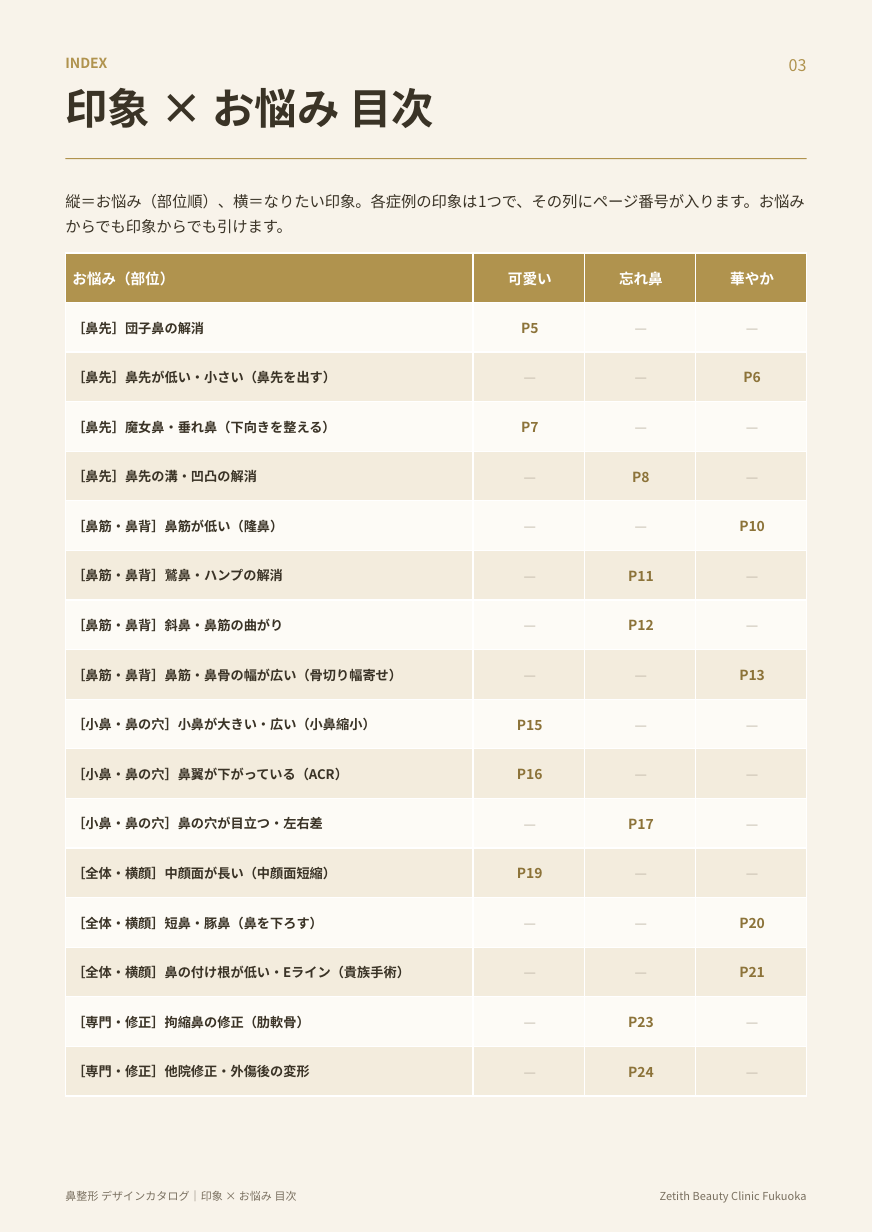
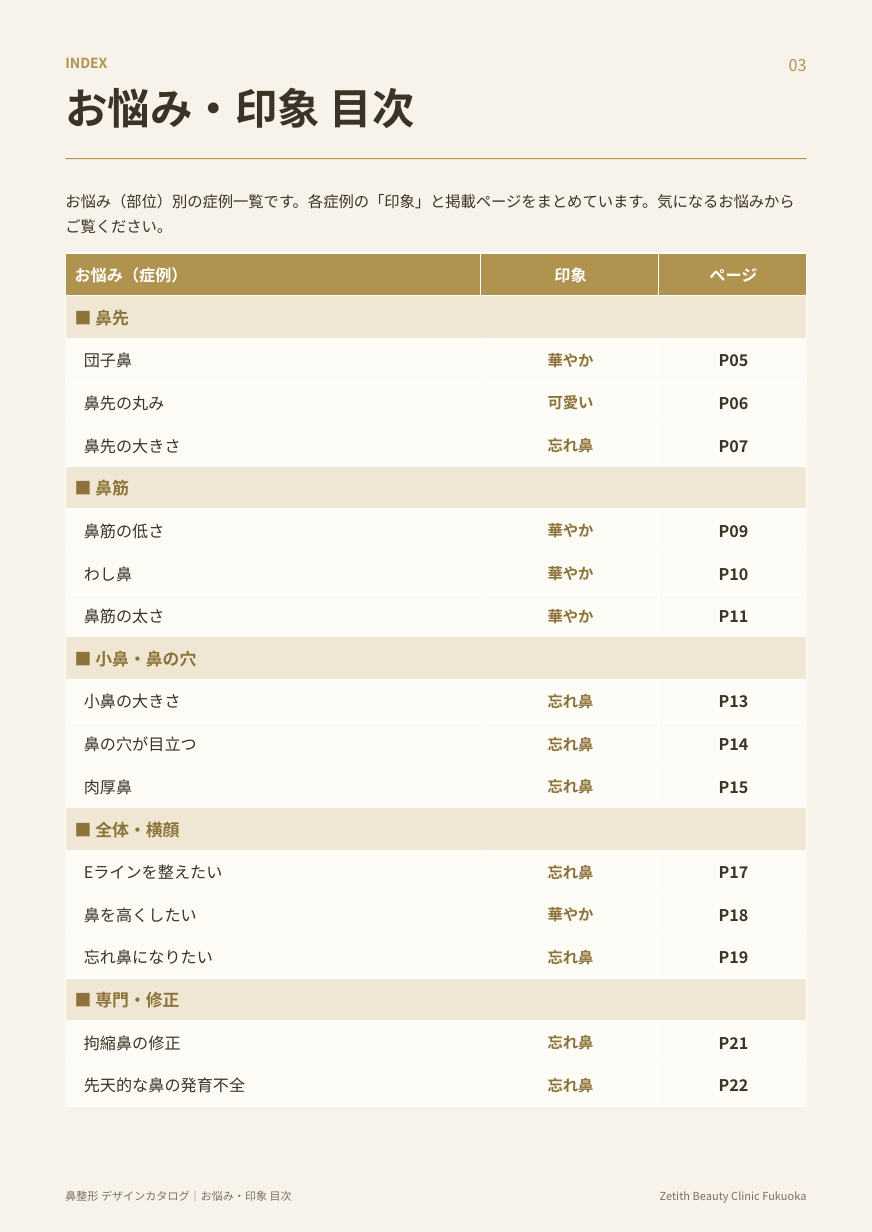
Before and after one commit to hidekkobonba/nosejob, a slide deck: slide 4 of 鼻整形_デザインカタログ.pptx. Drawn at 872x1232 pixels with LibreOffice and Linux fonts; fonts in the diff are those of the drawing. Boxes give left, top, right and bottom in pixels: in the first picture for what was removed or moved away, otherwise in the second. Text is boxed around its words. In the diff, an @@ line names an element or a change of style, - is before the commit and + after.

```diff
--- a/鼻整形_デザインカタログ.pptx
+++ b/鼻整形_デザインカタログ.pptx
@@ text at (65,88,415,128): text changed @@
-印象 × お悩み 目次
+お悩み・印象 目次
@@ text at (65,194,794,233): text changed @@
-縦＝お悩み（部位順）、横＝なりたい印象。各症例の印象は1つで、その列にページ番号が入ります。お悩みからでも印象からでも引けます。
+お悩み（部位）別の症例一覧です。各症例の「印象」と掲載ページをまとめています。気になるお悩みからご覧ください。
@@ table at (65,253,808,1107) @@
-お悩み（部位） | 可愛い | 忘れ鼻 | 華やか
-［鼻先］団子鼻の解消 | P5 | — | —
-［鼻先］鼻先が低い・小さい（鼻先を出す） | — | — | P6
-［鼻先］魔女鼻・垂れ鼻（下向きを整える） | P7 | — | —
-［鼻先］鼻先の溝・凹凸の解消 | — | P8 | —
-［鼻筋・鼻背］鼻筋が低い（隆鼻） | — | — | P10
-［鼻筋・鼻背］鷲鼻・ハンプの解消 | — | P11 | —
-［鼻筋・鼻背］斜鼻・鼻筋の曲がり | — | P12 | —
-［鼻筋・鼻背］鼻筋・鼻骨の幅が広い（骨切り幅寄せ） | — | — | P13
-［小鼻・鼻の穴］小鼻が大きい・広い（小鼻縮小） | P15 | — | —
-［小鼻・鼻の穴］鼻翼が下がっている（ACR） | P16 | — | —
-［小鼻・鼻の穴］鼻の穴が目立つ・左右差 | — | P17 | —
-［全体・横顔］中顔面が長い（中顔面短縮） | P19 | — | —
-［全体・横顔］短鼻・豚鼻（鼻を下ろす） | — | — | P20
-［全体・横顔］鼻の付け根が低い・Eライン（貴族手術） | — | — | P21
-［専門・修正］拘縮鼻の修正（肋軟骨） | — | P23 | —
-［専門・修正］他院修正・外傷後の変形 | — | P24 | —
+お悩み（症例） | 印象 | ページ
+■ 鼻先 |  | 
+団子鼻 | 華やか | P05
+鼻先の丸み | 可愛い | P06
+鼻先の大きさ | 忘れ鼻 | P07
+■ 鼻筋 |  | 
+鼻筋の低さ | 華やか | P09
+わし鼻 | 華やか | P10
+鼻筋の太さ | 華やか | P11
+■ 小鼻・鼻の穴 |  | 
+小鼻の大きさ | 忘れ鼻 | P13
+鼻の穴が目立つ | 忘れ鼻 | P14
+肉厚鼻 | 忘れ鼻 | P15
+■ 全体・横顔 |  | 
+Eラインを整えたい | 忘れ鼻 | P17
+鼻を高くしたい | 華やか | P18
+忘れ鼻になりたい | 忘れ鼻 | P19
+■ 専門・修正 |  | 
+拘縮鼻の修正 | 忘れ鼻 | P21
+先天的な鼻の発育不全 | 忘れ鼻 | P22
@@ text at (65,1191,292,1201): text changed @@
-鼻整形 デザインカタログ｜印象 × お悩み 目次
+鼻整形 デザインカタログ｜お悩み・印象 目次
```
Also in this commit, not shown: 27 other slides changed, 2 slides removed.
